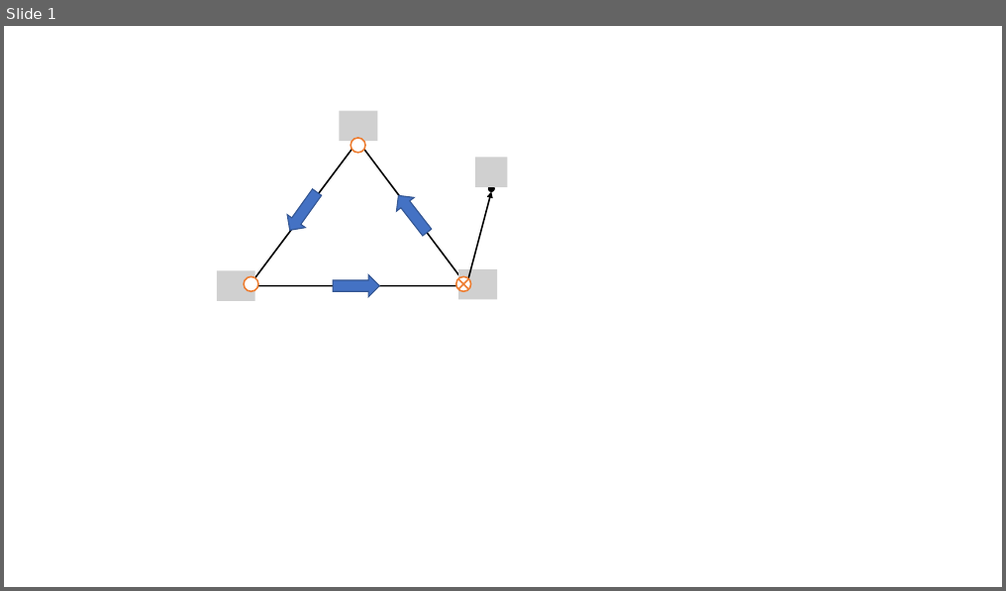
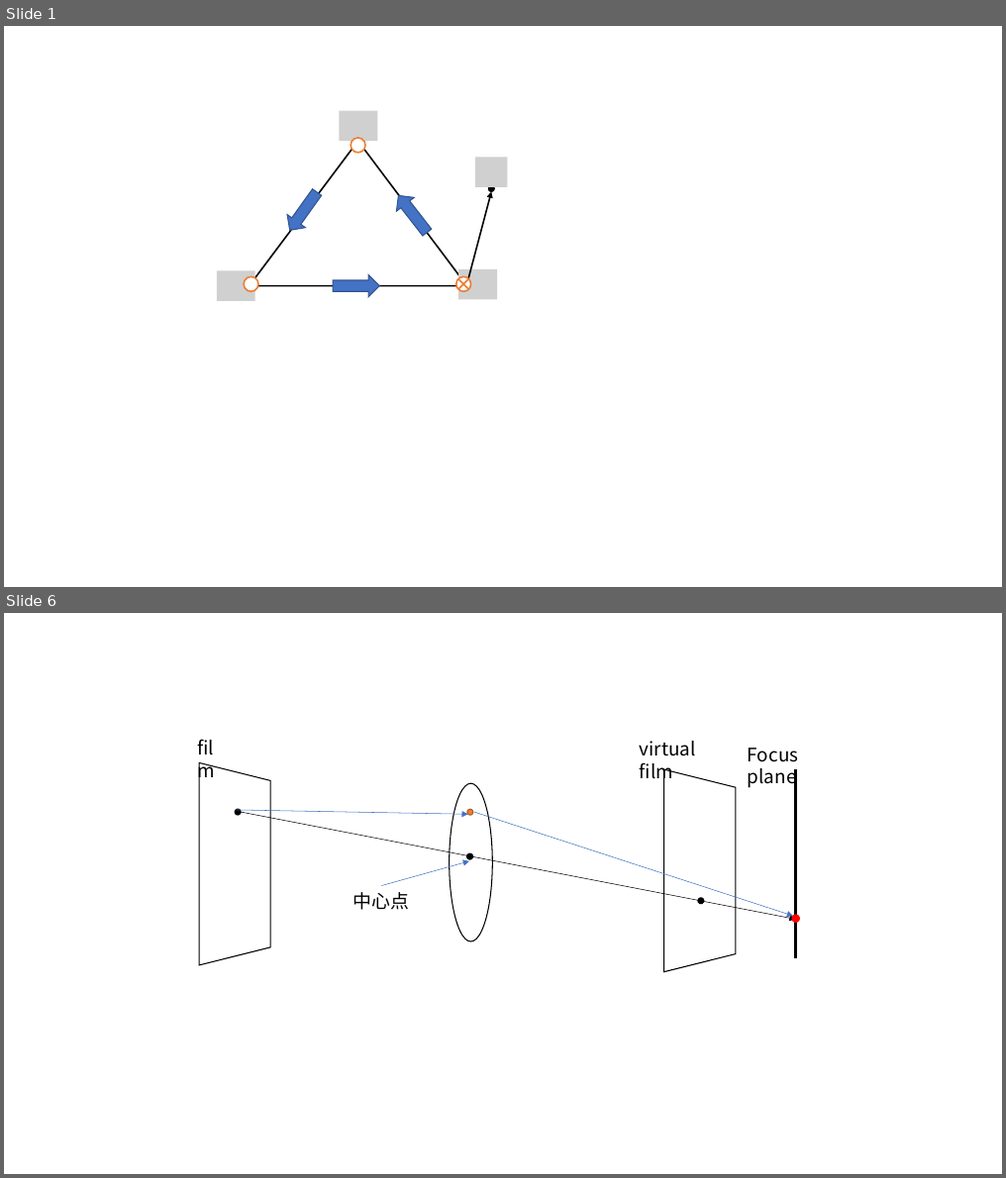
Before and after one commit to wsyOverflow/typora-notes, a slide deck: picture/triangle.pptx. Shown one above the other, each under a label of ours: slide 1 before the commit, slides 1 and 6 after it; the slides between them are not shown. The pictures are 1006x591 and 1006x1178 pixels, drawn with LibreOffice and Linux fonts; fonts in the diff are those of the drawing; grey boxes stand for pictures. Boxes give left, top, right and bottom in pixels: in the first picture for what was removed or moved away, otherwise in the second. Text is boxed around its words. In the diff, an @@ line names an element or a change of style, - is before the commit and + after.

```diff
--- a/picture/triangle.pptx
+++ b/picture/triangle.pptx
@@ slide 6 added at box(4, 613, 1002, 1174), background #FFFFFF @@
@@ text added at box(190, 733, 235, 762), 18 pt, text #000000 @@
+film
@@ text added at box(640, 741, 696, 784), 18 pt, text #000000 @@
+virtual film
@@ text added at box(747, 748, 799, 789), 18 pt, text #000000 @@
+Focus plane
@@ trapezoid added at box(199, 763, 270, 965), fill #FFFFFF, outline #000000 1 pt @@
@@ ellipse added at box(450, 783, 493, 942), fill #FFFFFF, outline #000000 1 pt @@
@@ trapezoid added at box(664, 769, 735, 972), fill #FFFFFF, outline #000000 1 pt @@
@@ line added from (796, 769) to (796, 959), #000000 2.25 pt @@
@@ ellipse added at box(235, 809, 241, 815), fill #000000, outline #000000 1 pt @@
@@ arrow added from (236, 810) to (468, 814), #4472C4 0.5 pt @@
@@ arrow added from (241, 812) to (796, 919), #000000 0.5 pt @@
@@ ellipse added at box(467, 809, 473, 815), fill #ED7D31, outline #AF5C24 1 pt @@
@@ arrow added from (474, 812) to (793, 916), #4472C4 0.5 pt @@
@@ arrow added from (381, 885) to (469, 861), #4472C4 0.5 pt @@
@@ ellipse added at box(467, 854, 473, 861), fill #000000, outline #000000 1 pt @@
@@ text added at box(353, 892, 410, 910), 18 pt, text #000000 @@
+中心点
@@ ellipse added at box(698, 898, 704, 904), fill #000000, outline #000000 1 pt @@
@@ ellipse added at box(792, 915, 800, 922), fill #FF0000, outline #FF0000 1 pt @@
```
Also in this commit, not shown: 6 other slides added, 20 other files.
